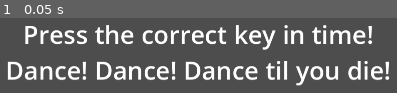
Above: before the commit, frame 1.
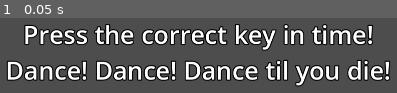
Above: after the commit, the same moment.

Repository: mntjams/game-jam-25-2
Game: Godot game, scene res://scenes/quicktime_event_minigame.tscn
Same seed, same stepped clock (60 frames per second), same inputs: the game is played once before the commit and once after it. This scene is started directly instead of the project's main scene. Sound files missing from this copy of the repository are replaced by a short silence.
Inputs:
- Up to frame 1 (0.05 s): no input

The runs differ from the first frame. In frame 1, 16% of the frame differs, in the area x 1-99%, y 8-92%.

Commit message:
Add text outline

Diff:
--- a/scenes/bar.tscn
+++ b/scenes/bar.tscn
@@ -74,6 +74,8 @@
 offset_top = 556.0
 offset_right = 1362.0
 offset_bottom = 725.0
+theme_override_colors/font_outline_color = Color(0, 0, 0, 1)
+theme_override_constants/outline_size = 10
 text = "Use A and D to balance on chair.
 Don't fall of!"
 horizontal_alignment = 1
--- a/scenes/cigar.tscn
+++ b/scenes/cigar.tscn
@@ -82,6 +82,8 @@
 offset_top = 664.0
 offset_right = 1809.0
 offset_bottom = 1025.0
+theme_override_colors/font_outline_color = Color(0, 0, 0, 1)
+theme_override_constants/outline_size = 10
 theme_override_font_sizes/font_size = 48
 text = "Press 'SPACE' to bring the cig closer.
 Don't get it too close.
--- a/scenes/piss.tscn
+++ b/scenes/piss.tscn
@@ -55,6 +55,8 @@
 offset_top = 770.425
 offset_right = 1520.9999
 offset_bottom = 939.425
+theme_override_colors/font_outline_color = Color(0, 0, 0, 1)
+theme_override_constants/outline_size = 10
 theme_override_font_sizes/font_size = 64
 text = "Press 'SPACE' to poop
 ... and don't miss the toilet ..."
--- a/scenes/quicktime_event_minigame.tscn
+++ b/scenes/quicktime_event_minigame.tscn
@@ -22,6 +22,8 @@
 offset_top = 741.0
 offset_right = 1435.0
 offset_bottom = 910.0
+theme_override_colors/font_outline_color = Color(0, 0, 0, 1)
+theme_override_constants/outline_size = 10
 text = "Press the correct key in time!
 Dance! Dance! Dance til you die!"
 horizontal_alignment = 1
--- a/scenes/slotting.tscn
+++ b/scenes/slotting.tscn
@@ -24,6 +24,8 @@
 offset_top = 702.0
 offset_right = 1558.0
 offset_bottom = 902.0
+theme_override_colors/font_outline_color = Color(0, 0, 0, 1)
+theme_override_constants/outline_size = 10
 text = "Press 'SPACE' to spin the slot machine.
 Spin as fast as you can!"
 horizontal_alignment = 1
Not shown: 1 places in scenes/piss.tscn that only renumber resources
